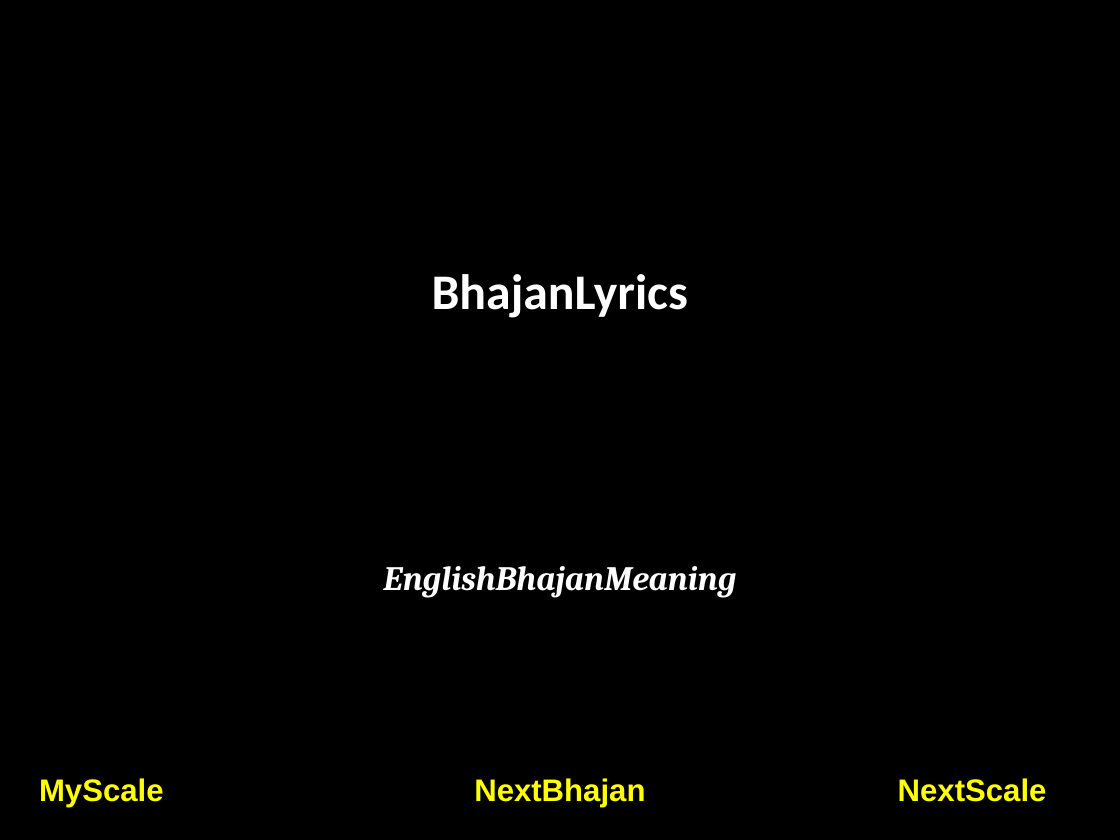
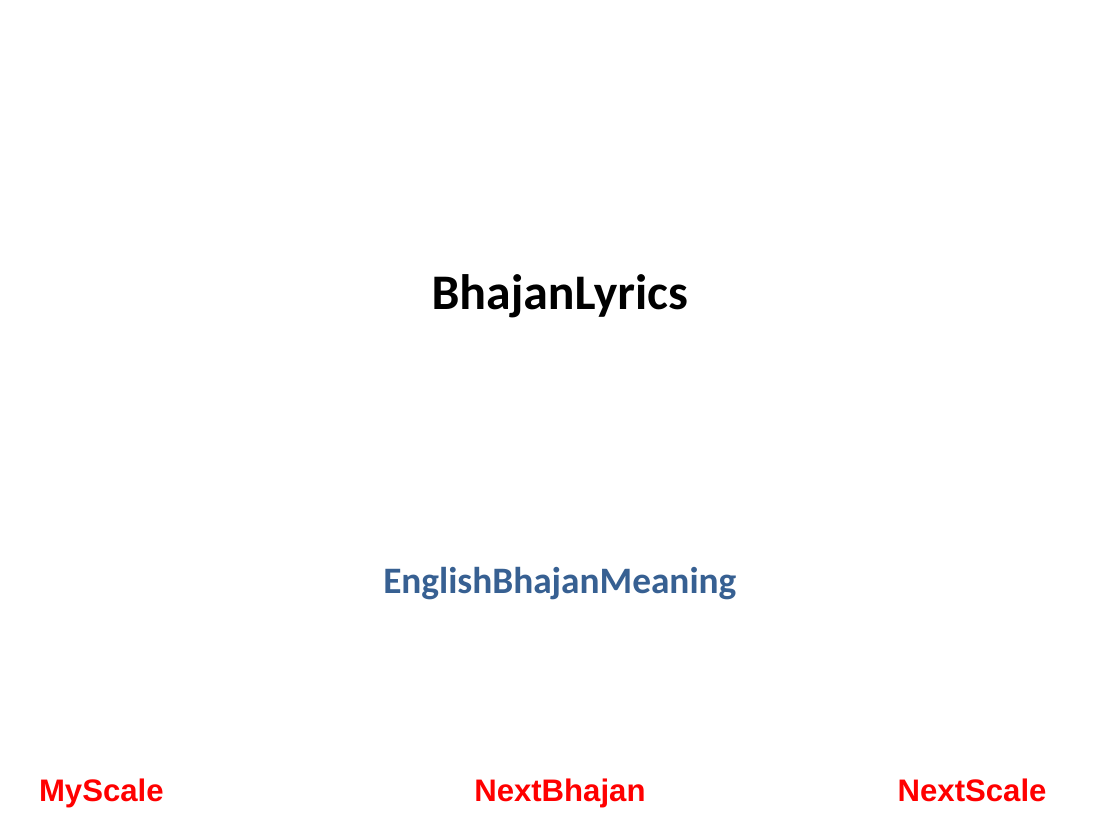
Before and after one commit to rkanadam/saibhajanmaker, a slide deck: slide 1 of WebContent/WEB-INF/master.pptx. Drawn at 1120x840 pixels with LibreOffice and Linux fonts; fonts in the diff are those of the drawing. Boxes give left, top, right and bottom in pixels: in the first picture for what was removed or moved away, otherwise in the second. Text is boxed around its words. In the diff, an @@ line names an element or a change of style, - is before the commit and + after.

Commit message:
Reverting master

```diff
--- a/WebContent/WEB-INF/master.pptx
+++ b/WebContent/WEB-INF/master.pptx
@@ background #000000 to #FFFFFF @@
@@ text "BhajanLyrics" at (432, 274, 688, 318): text colour #FFFFFF to #000000 @@
@@ text "EnglishBhajanMeaning" at (383, 566, 736, 600): size 22 to 24 pt, font Cambria to Calibri, text colour #FFFFFF to #376092, italic off @@
@@ text colour #FFFF00 to #FF0000 in 3 elements at (39, 778, 164, 808), (898, 778, 1047, 802), (474, 778, 645, 808) @@
```
